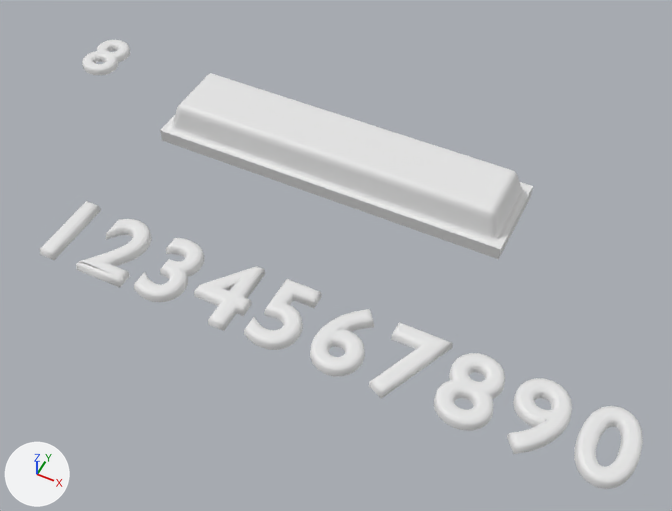
What one commit did to the Blender file Blender/suger cube flight.blend.
Camera for both pictures: a 50 mm camera at (3.31, -6.74, 6.51) aimed at (0.51, -1.15, -0.48). Every picture has the same lights, and +X, +Y and +Z are marked at lower left. The same objects are shown in both versions, whatever each file hides.

The older version as bpy lines, for what is in view:
```python
ob_hole_8_001 = bpy.data.objects.new('Hole_8.001', me_plane_001)
ob_hole_8_001.location = (0.0, 0.0, 0.0)
ob_hole_8_001.rotation_euler = (-1.571, 0.0, 0.0)  # degrees (-90, 0, 0)
ob_text_0 = bpy.data.objects.new('Text.0', me_mesh_011)
ob_text_0.location = (3.548, -2.265, -0.136)
ob_text_3 = bpy.data.objects.new('Text.3', me_mesh_004)
ob_text_3.location = (-0.651, -2.268, -0.138)
ob_text_4 = bpy.data.objects.new('Text.4', me_mesh_005)
ob_text_4.location = (0.004, -2.287, -0.142)
ob_text_5 = bpy.data.objects.new('Text.5', me_mesh_006)
ob_text_5.location = (0.539, -2.265, -0.138)
ob_text_6 = bpy.data.objects.new('Text.6', me_mesh_007)
ob_text_6.location = (1.148, -2.302, -0.136)
ob_text_7 = bpy.data.objects.new('Text.7', me_mesh_008)
ob_text_7.location = (1.749, -2.182, -0.138)
ob_text_8 = bpy.data.objects.new('Text.8', me_mesh_009)
ob_text_8.location = (2.35, -2.269, -0.134)
ob_text_9 = bpy.data.objects.new('Text.9', me_mesh_010)
ob_text_9.location = (2.952, -2.227, -0.136)
# also in view: 'Text.010' at (-3.02, 0.01, 0.03); 'Text.1' at (-1.85, -2.26, -0.15); 'Text.2' at (-1.25, -2.26, -0.15)
```
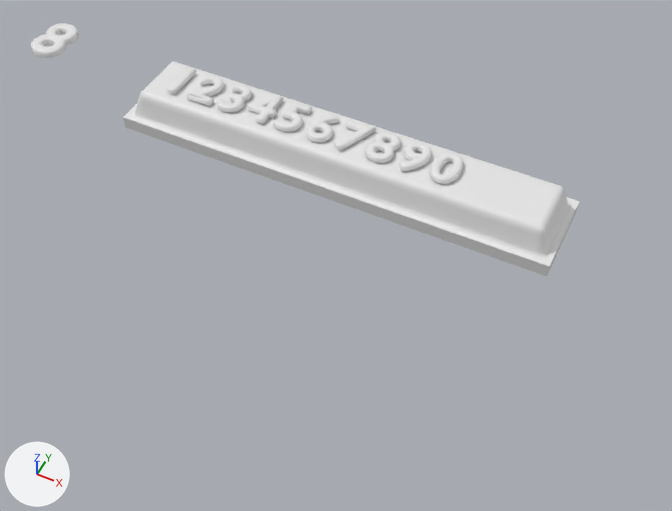
What changed in the scene script:
```text
Change me_plane_001:
    where me_plane_001.from_pydata(...)  # 95 vertices, 79 faces; spans x -2.0..0.0, y 0.0..0.45, z -0.5..0.0
    used by ob_hole_8_001; location = (0.0, 0.0, 0.0); rotation_euler = (-1.571, 0.0, 0.0), in degrees (-90, 0, 0)
    me_plane_001 part 1: all 83 vertices in x -2.0..-1.63, y 0.0..0.45, z -0.5..0.0 are moved by (-0.5, 0.0, 0.0)
Change me_mesh_011:
    where me_mesh_011.from_pydata(...)  # 240 vertices, 160 faces, 40 loose edges; spans x -0.255..0.255, y -0.386..0.386, z -0.065..0.031
    me_mesh_011 part 2: the whole mesh is scaled about the mesh origin by 0.59
Change me_mesh_010:
    where me_mesh_010.from_pydata(...)  # 336 vertices, 224 faces, 56 loose edges; spans x -0.253..0.243, y -0.436..0.348, z -0.064..0.032
    me_mesh_010 part 3: the whole mesh is scaled about the mesh origin by 0.59
Change me_mesh_009:
    where me_mesh_009.from_pydata(...)  # 471 vertices, 320 faces, 76 loose edges; spans x -0.255..0.252, y -0.382..0.389, z -0.066..0.03
    me_mesh_009 part 4: the whole mesh is scaled about the mesh origin by 0.59
Change me_mesh_008:
    where me_mesh_008.from_pydata(...)  # 36 vertices, 22 faces, 6 loose edges; spans x -0.237..0.293, y -0.479..0.293, z -0.063..0.033
    me_mesh_008 part 5: the whole mesh is scaled about the mesh origin by 0.59
Change me_mesh_007:
    where me_mesh_007.from_pydata(...)  # 306 vertices, 204 faces, 51 loose edges; spans x -0.241..0.251, y -0.348..0.437, z -0.064..0.032
    me_mesh_007 part 6: the whole mesh is scaled about the mesh origin by 0.59
Change me_mesh_006:
    where me_mesh_006.from_pydata(...)  # 216 vertices, 142 faces, 36 loose edges; spans x -0.226..0.233, y -0.385..0.376, z -0.063..0.033
    me_mesh_006 part 7: the whole mesh is scaled about the mesh origin by 0.59
Change me_mesh_005:
    where me_mesh_005.from_pydata(...)  # 90 vertices, 60 faces, 15 loose edges; spans x -0.329..0.201, y -0.354..0.407, z -0.059..0.037
    me_mesh_005 part 8: the whole mesh is scaled about the mesh origin by 0.59
Change me_mesh_004:
    where me_mesh_004.from_pydata(...)  # 373 vertices, 247 faces, 61 loose edges; spans x -0.222..0.208, y -0.382..0.388, z -0.063..0.033
    me_mesh_004 part 9: the whole mesh is scaled about the mesh origin by 0.59
Change me_mesh_003:
    where me_mesh_003.from_pydata(...)  # 240 vertices, 158 faces, 40 loose edges; spans x -0.252..0.25, y -0.348..0.413, z -0.063..0.033
    me_mesh_003 part 10: the whole mesh is scaled about the mesh origin by 0.59
Change me_mesh_002:
    where me_mesh_002.from_pydata(...)  # 24 vertices, 14 faces, 4 loose edges; spans x -0.084..0.084, y -0.376..0.376, z -0.059..0.037
    me_mesh_002 part 11: the whole mesh is scaled about the mesh origin by 0.59
Change ob_text_010:
    ob_text_010.location: (-3.018, 0.005, 0.048) -> (-3.753, 0.005, 0.048)
Change ob_text_0:
    ob_text_0.location: (3.548, -2.265, -0.136) -> (1.193, 0.005, 0.058)
Change ob_text_9:
    ob_text_9.location: (2.952, -2.227, -0.136) -> (0.841, 0.027, 0.057)
Change ob_text_8:
    ob_text_8.location: (2.35, -2.269, -0.134) -> (0.486, 0.003, 0.058)
Change ob_text_7:
    ob_text_7.location: (1.749, -2.182, -0.138) -> (0.131, 0.054, 0.056)
Change ob_text_6:
    ob_text_6.location: (1.148, -2.302, -0.136) -> (-0.223, -0.017, 0.057)
Change ob_text_5:
    ob_text_5.location: (0.539, -2.265, -0.138) -> (-0.582, 0.005, 0.056)
Change ob_text_4:
    ob_text_4.location: (0.004, -2.287, -0.142) -> (-0.898, -0.008, 0.054)
Change ob_text_3:
    ob_text_3.location: (-0.651, -2.268, -0.138) -> (-1.284, 0.003, 0.056)
Change ob_text_2:
    ob_text_2.location: (-1.25, -2.293, -0.137) -> (-1.638, -0.012, 0.057)
Change ob_text_1:
    ob_text_1.location: (-1.851, -2.265, -0.142) -> (-1.992, 0.005, 0.054)
```

Pixel boxes (x1, y1, x2, y2) of what changed, in the pictures (672 x 511 px):
'Hole_8.001', reshaped (22% wider, 16% taller)
    before: (160, 73, 533, 259)
    after: (123, 61, 579, 276)
'Text.8', mesh rescaled, moved (50% narrower, 59% shorter)
    before: (434, 353, 505, 431)
    after: (365, 132, 400, 163)
'Text.0', mesh rescaled, moved (51% narrower, 61% shorter)
    before: (574, 406, 643, 489)
    after: (430, 152, 463, 184)
'Text.9', mesh rescaled, moved (50% narrower, 60% shorter)
    before: (507, 378, 572, 454)
    after: (399, 142, 431, 172)
'Text.6', mesh rescaled, moved (49% narrower, 58% shorter)
    before: (310, 309, 374, 377)
    after: (306, 114, 338, 142)
'Text.5', mesh rescaled, moved (49% narrower, 57% shorter)
    before: (244, 279, 322, 350)
    after: (273, 102, 312, 132)
'Text.7', mesh rescaled, moved (49% narrower, 58% shorter)
    before: (369, 322, 453, 398)
    after: (334, 120, 376, 151)
'Text.2', mesh rescaled, moved (51% narrower, 54% shorter)
    before: (76, 219, 152, 288)
    after: (187, 75, 224, 106)
'Text.4', mesh rescaled, moved (50% narrower, 56% shorter)
    before: (194, 266, 265, 331)
    after: (248, 96, 283, 124)
'Text.3', mesh rescaled, moved (50% narrower, 54% shorter)
    before: (134, 238, 205, 302)
    after: (217, 84, 252, 113)
'Text.010', moved
    before: (82, 40, 130, 75)
    after: (31, 23, 79, 58)
'Text.1', mesh rescaled, moved (52% narrower, 53% shorter)
    before: (40, 201, 101, 260)
    after: (167, 68, 196, 95)
